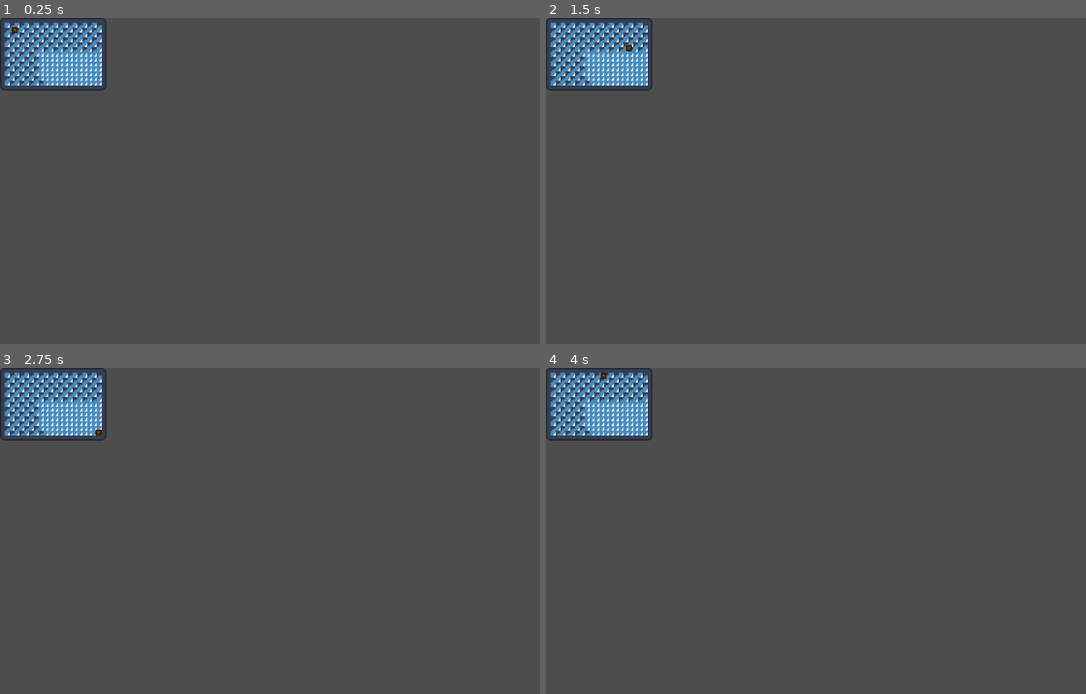
Above: before the commit, frames 1-4 (two rows, left to right).
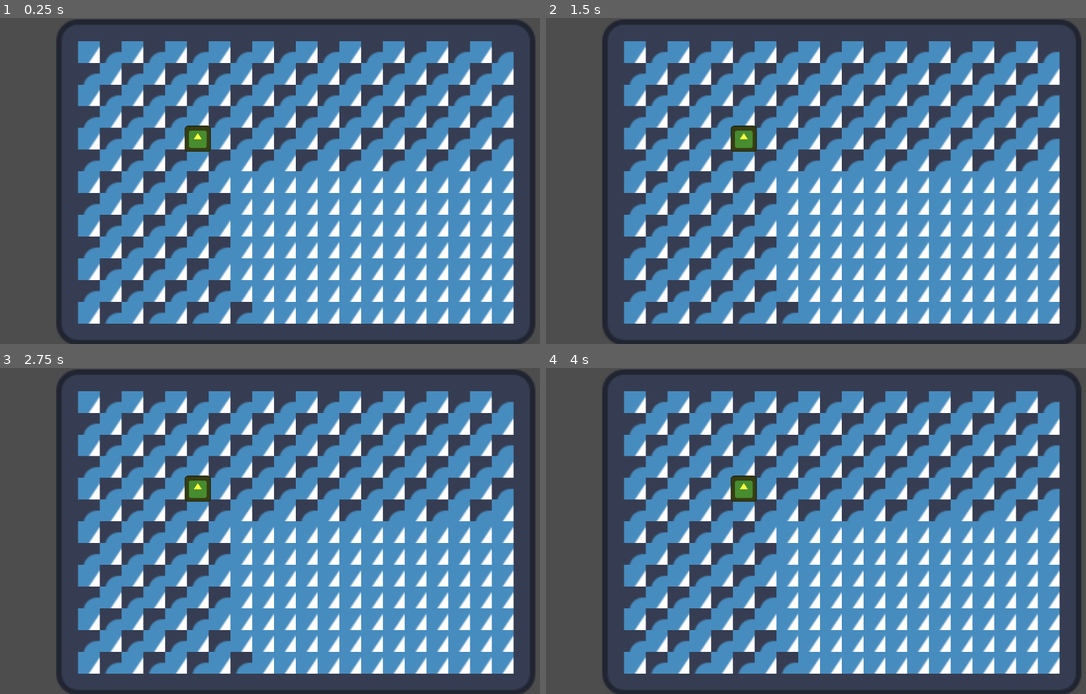
Above: after the commit, the same moments.

Repository: ALP-Games/SeasonsSokoban
Game: Godot game, scene res://gameplay.tscn
Two runs of this game, one before a commit and one after it. Both use one fixed random seed, a clock stepped at 60 frames per second and the inputs below. The engine's default icon, where the game draws it, is replaced by a stand-in: a white triangle on a blue panel in a dark square.
Inputs:
- Up to frame 1 (0.25 s): no input
- Up to frame 2 (1.5 s): tap Enter at 0.5 s; hold D (right) 0.53-1.28 s; tap Space at 1.25 s; hold S (down) from 1.28 s (still down)
- Up to frame 3 (2.75 s): tap Enter at 2 s; release S (down) at 2.03 s; hold D (right) from 2.03 s (still down)
- Up to frame 4 (4 s): tap Space at 2.75 s; release D (right) at 2.78 s; hold W (up) 2.78-3.53 s; tap Enter at 3.5 s; hold A (left) from 3.53 s (still down)

The runs differ from the first frame. In frame 1, 62% of the frame differs, in the area x 0-100%, y 0-100%; in frame 2, 62%; in frame 3, 62%; in frame 4, 62%.

Commit message:
component system, grid snapping, entity container

Diff:
--- a/Levels/level_0.tscn
+++ b/Levels/level_0.tscn
@@ -1,6 +1,9 @@
-[gd_scene load_steps=2 format=3 uid="uid://dc3eb4b2pb2ew"]
+[gd_scene load_steps=5 format=3 uid="uid://dc3eb4b2pb2ew"]
 
 [ext_resource type="TileSet" uid="uid://b1xu4tthrmpoi" path="res://gameplay_tiles.tres" id="1_lx1vo"]
+[ext_resource type="Script" path="res://scripts/levels/game_world.gd" id="2_2v3bu"]
+[ext_resource type="Script" path="res://scripts/levels/entity_container.gd" id="3_ivmpv"]
+[ext_resource type="PackedScene" uid="uid://y07kdkyof1c0" path="res://entities/player.tscn" id="4_23npu"]
 
 [node name="Level0" type="Node2D"]
 
@@ -8,3 +11,14 @@
 tile_set = ExtResource("1_lx1vo")
 format = 2
 layer_0/tile_data = PackedInt32Array(0, 0, 0, 2, 65536, 0, 1, 65536, 0, 3, 65536, 0, 4, 65536, 0, 5, 65536, 0, 6, 65536 …(5887 unchanged characters)…
+script = ExtResource("2_2v3bu")
+
+[node name="EntityContainer" type="Node2D" parent="TileMap"]
+script = ExtResource("3_ivmpv")
+
+[node name="Player" parent="TileMap/EntityContainer" instance=ExtResource("4_23npu")]
+position = Vector2(109, 87)
+
+[node name="Camera2D" type="Camera2D" parent="."]
+position = Vector2(172, 119)
+zoom = Vector2(4.5, 4.5)
--- /dev/null
+++ b/entities/grid_entity.tscn
@@ -0,0 +1,6 @@
+[gd_scene load_steps=2 format=3 uid="uid://c1q7jimsljrys"]
+
+[ext_resource type="Script" path="res://scripts/entities/grid_entity.gd" id="1_ry81l"]
+
+[node name="Entity" type="Node2D"]
+script = ExtResource("1_ry81l")
--- a/entities/player.tscn
+++ b/entities/player.tscn
@@ -1,21 +1,20 @@
-[gd_scene load_steps=4 format=3 uid="uid://cq26h3f2xm7mb"]
+[gd_scene load_steps=5 format=3 uid="uid://y07kdkyof1c0"]
 
-[ext_resource type="Script" path="res://scripts/entities/player.gd" id="1_6yeg6"]
 [ext_resource type="Texture2D" uid="uid://clfspjxniv85d" path="res://icon.svg" id="1_7u056"]
+[ext_resource type="Script" path="res://scripts/entities/grid_entity.gd" id="1_p1ays"]
+[ext_resource type="Script" path="res://scripts/entities/components/movable_component.gd" id="3_spp1q"]
+[ext_resource type="Script" path="res://scripts/entities/components/controllable_component.gd" id="4_jwkhu"]
 
-[sub_resource type="RectangleShape2D" id="RectangleShape2D_rjjcr"]
-
-[node name="Player" type="CharacterBody2D"]
-position = Vector2(49, 40)
-motion_mode = 1
-up_direction = Vector2(0.707107, 0.707107)
-slide_on_ceiling = false
-script = ExtResource("1_6yeg6")
+[node name="Player" type="Node2D"]
+script = ExtResource("1_p1ays")
 
 [node name="Sprite2D" type="Sprite2D" parent="."]
-modulate = Color(1, 0.368627, 0, 1)
-scale = Vector2(0.15625, 0.15625)
+modulate = Color(1, 1, 0.247059, 1)
+scale = Vector2(0.15, 0.15)
 texture = ExtResource("1_7u056")
 
-[node name="CollisionShape2D" type="CollisionShape2D" parent="."]
-shape = SubResource("RectangleShape2D_rjjcr")
+[node name="MovableComponent" type="Node" parent="."]
+script = ExtResource("3_spp1q")
+
+[node name="ControllableComponent" type="Node" parent="."]
+script = ExtResource("4_jwkhu")
--- /dev/null
+++ b/entities/player_non_tiled.tscn
@@ -0,0 +1,21 @@
+[gd_scene load_steps=4 format=3 uid="uid://cq26h3f2xm7mb"]
+
+[ext_resource type="Script" path="res://scripts/entities/player_non_tiled.gd" id="1_ngdop"]
+[ext_resource type="Texture2D" uid="uid://clfspjxniv85d" path="res://icon.svg" id="2_0r8h5"]
+
+[sub_resource type="RectangleShape2D" id="RectangleShape2D_rjjcr"]
+
+[node name="Player" type="CharacterBody2D"]
+position = Vector2(49, 40)
+motion_mode = 1
+up_direction = Vector2(0.707107, 0.707107)
+slide_on_ceiling = false
+script = ExtResource("1_ngdop")
+
+[node name="Sprite2D" type="Sprite2D" parent="."]
+modulate = Color(1, 0.368627, 0, 1)
+scale = Vector2(0.15625, 0.15625)
+texture = ExtResource("2_0r8h5")
+
+[node name="CollisionShape2D" type="CollisionShape2D" parent="."]
+shape = SubResource("RectangleShape2D_rjjcr")
--- a/gameplay.tscn
+++ b/gameplay.tscn
@@ -1,10 +1,7 @@
-[gd_scene load_steps=3 format=3 uid="uid://ciya5xt0t76sd"]
+[gd_scene load_steps=2 format=3 uid="uid://ciya5xt0t76sd"]
 
-[ext_resource type="PackedScene" uid="uid://dc3eb4b2pb2ew" path="res://Levels/level_0.tscn" id="1_ow2su"]
-[ext_resource type="PackedScene" uid="uid://cq26h3f2xm7mb" path="res://entities/player.tscn" id="2_bl148"]
+[ext_resource type="PackedScene" uid="uid://dc3eb4b2pb2ew" path="res://levels/level_0.tscn" id="1_ow2su"]
 
 [node name="Gameplay" type="Node2D"]
 
 [node name="Level0" parent="." instance=ExtResource("1_ow2su")]
-
-[node name="Player" parent="." instance=ExtResource("2_bl148")]
--- a/project.godot
+++ b/project.godot
@@ -14,6 +14,10 @@
 run/main_scene="res://gameplay.tscn"
 config/features=PackedStringArray("4.2", "Forward Plus")
 config/icon="res://icon.svg"
+
+[autoload]
+
+player_input="*res://scripts/input/player_input.gd"
 
 [display]
 
--- /dev/null
+++ b/scripts/entities/components/component.gd
@@ -0,0 +1,17 @@
+class_name Component extends Node
+
+var _owner: GridEntity = null
+
+
+static func component_name() -> StringName:
+	assert(false, "component_name should be overriden by component!")
+	return &""
+
+
+func _enter_tree() -> void:
+	_owner = owner
+	owner.set_meta(component_name(), self)
+
+
+func _exit_tree() -> void:
+	owner.remove_meta(component_name())
--- /dev/null
+++ b/scripts/entities/components/controllable_component.gd
@@ -0,0 +1,22 @@
+class_name ControllableComponent extends Component
+
+
+static func component_name() -> StringName:
+	return &"ControllableComponent"
+
+
+func _enter_tree():
+	super()
+	player_input.add_controllable(self)
+
+
+func _exit_tree():
+	super()
+	player_input.remove_controllable(self)
+
+
+func try_move(direction: MoveableComponent.MoveDirection) -> bool:
+	var movable: MoveableComponent = owner.get_meta(MoveableComponent.component_name())
+	if not movable:
+		return false
+	return movable.try_move(direction)
--- /dev/null
+++ b/scripts/entities/components/movable_component.gd
@@ -0,0 +1,55 @@
+class_name MoveableComponent extends Component
+
+enum MoveDirection {
+	NONE,
+	UP,
+	DOWN,
+	LEFT,
+	RIGHT
+}
+
+var _next_tile_position: Vector2i
+var _position_updating: bool = false
+
+
+static func component_name() -> StringName:
+	return &"MoveableComponent"
+
+
+func try_move(direction: MoveDirection) -> bool:
+	if _position_updating: # have to wait to finish movement
+		return false
+
+	var desired_position: Vector2i
+	var can_move: bool = false
+
+	if direction == MoveDirection.UP:
+		desired_position = Vector2i(_owner.get_tile_position().x, _owner.get_tile_position().y + 1)
+	elif direction == MoveDirection.DOWN:
+		desired_position = Vector2i(_owner.get_tile_position().x, _owner.get_tile_position().y - 1)
+	elif direction == MoveDirection.LEFT:
+		desired_position = Vector2i(_owner.get_tile_position().x - 1, _owner.get_tile_position().y)
+	elif direction == MoveDirection.RIGHT:
+		desired_position = Vector2i(_owner.get_tile_position().x + 1, _owner.get_tile_position().y)
+
+	# there could be a seperate function to check for can_move?
+	# if desired_position is avalible can_move is true
+	can_move = true
+
+	if not can_move:
+		return false
+
+	_next_tile_position = desired_position
+	_position_updating = true
+	return true
+
+
+# Called when the node enters the scene tree for the first time.
+func _ready():
+	pass # Replace with function body.
+
+
+# Called every frame. 'delta' is the elapsed time since the previous frame.
+func _process(delta):
+	# here we need to do the updating
+	pass
--- /dev/null
+++ b/scripts/entities/grid_entity.gd
@@ -0,0 +1,22 @@
+class_name GridEntity extends Node2D
+
+
+var _tile_position: Vector2i
+
+
+func get_tile_position() -> Vector2i:
+	return _tile_position
+
+
+func set_tile_position(position: Vector2i) -> void:
+	_tile_position = position
+
+
+# Called when the node enters the scene tree for the first time.
+func _ready():
+	pass # Replace with function body.
+
+
+# Called every frame. 'delta' is the elapsed time since the previous frame.
+func _process(delta):
+	pass
--- a/scripts/entities/player.gd
+++ b/scripts/entities/player.gd
@@ -1,14 +1,27 @@
-extends CharacterBody2D
+class_name Player extends GridEntity
 
 
-const SPEED := 300.0
-const JUMP_VELOCITY := -400.0
+# Called when the node enters the scene tree for the first time.
+func _ready():
+	pass # Replace with function body.
 
 
-func _physics_process(delta):
+# Called every frame. 'delta' is the elapsed time since the previous frame.
+func _process(delta):
+	# these are needed for input buffers
+	# input buffer can be implemented later
+	if Input.is_action_just_pressed(&"up"):
+		#_current_tile_position
+		pass
+	elif Input.is_action_just_pressed(&"down"):
+		pass
+	elif Input.is_action_just_pressed(&"left"):
+		pass
+	elif Input.is_action_just_pressed(&"right"):
+		pass
 
-	var input_dir := Input.get_vector("left", "right", "up", "down")
-
-	velocity = input_dir * SPEED
-
-	move_and_slide()
+	# these are needed for moves
+	Input.is_action_pressed(&"up")
+	Input.is_action_pressed(&"down")
+	Input.is_action_pressed(&"left")
+	Input.is_action_pressed(&"right")
--- /dev/null
+++ b/scripts/entities/player_non_tiled.gd
@@ -0,0 +1,33 @@
+class_name Player_Non_Tiled extends CharacterBody2D
+
+const SPEED := 300.0
+const JUMP_VELOCITY := -400.0
+
+@export var input_hold_time: float = 0.15 # maybe we don't even need the hold time, we don't have rotations
+@export var move_speed: float = 1.0
+
+# need to get the tile map
+# current in the beggining has to be retrieved from tile map and set
+var current_even_pos: Vector2
+# when setting new pos, we have to check with the tile map if there is an obstacle
+var new_even_pos: Vector2
+var position_updating: bool = false
+
+
+func _physics_process(delta):
+	# these are needed for input buffers
+	Input.is_action_just_pressed("up")
+	Input.is_action_just_pressed("down")
+	Input.is_action_just_pressed("left")
+	Input.is_action_just_pressed("right")
+
+	# these are needed for moves
+	Input.is_action_pressed("up")
+	Input.is_action_pressed("down")
+	Input.is_action_pressed("left")
+	Input.is_action_pressed("right")
+
+	var input_dir := Input.get_vector("left", "right", "up", "down")
+	velocity = input_dir * SPEED
+
+	move_and_slide()
--- /dev/null
+++ b/scripts/input/player_input.gd
@@ -0,0 +1,46 @@
+class_name PlayerInput extends Node
+
+var _controllables: Array[ControllableComponent]
+
+
+func add_controllable(controllable: ControllableComponent) -> void:
+	_controllables.append(controllable)
+
+
+func remove_controllable(controllable: ControllableComponent) -> void:
+	var index = 0
+	for component in _controllables:
+		if component == controllable:
+			_controllables.remove_at(index)
+			return
+		index += 1
+
+
+# Called when the node enters the scene tree for the first time.
+func _ready():
+	pass # Replace with function body.
+
+
+# Called every frame. 'delta' is the elapsed time since the previous frame.
+func _process(delta):
+	# this will be used to buffer inputs
+	var snap_direction := MoveableComponent.MoveDirection.NONE
+	if Input.is_action_just_pressed(&"up"):
+		snap_direction = MoveableComponent.MoveDirection.UP
+	elif Input.is_action_just_pressed(&"down"):
+		snap_direction = MoveableComponent.MoveDirection.DOWN
+	elif Input.is_action_just_pressed(&"left"):
+		snap_direction = MoveableComponent.MoveDirection.LEFT
+	elif Input.is_action_just_pressed(&"right"):
+		snap_direction = MoveableComponent.MoveDirection.RIGHT
+
+	if snap_direction != MoveableComponent.MoveDirection.NONE:
+		for controllable in _controllables:
+			controllable.try_move(snap_direction)
+
+
+	# these are needed for hold moves
+	#Input.is_action_pressed(&"up")
+	#Input.is_action_pressed(&"down")
+	#Input.is_action_pressed(&"left")
+	#Input.is_action_pressed(&"right")
--- /dev/null
+++ b/scripts/levels/entity_container.gd
@@ -0,0 +1,21 @@
+class_name EntityContainer extends Node2D
+
+# needs to find the player
+var _game_world: GameWorld = null
+var _player: Player
+
+# also need to create a dictionary of entities based on positions
+func ready(world: GameWorld) -> void:
+	_game_world = world
+	for entity: GridEntity in get_children():
+		var map_pos := _game_world.local_to_map(entity.global_position)
+		entity.set_tile_position(map_pos)
+		# map_pos should be saved to a map for entities
+		# and it should be saved for the entity also
+		var global_pos := _game_world.map_to_local(map_pos)
+		entity.global_position = global_pos
+
+
+# Called when the node enters the scene tree for the first time.
+#func _ready() -> void:
+	#pass
--- /dev/null
+++ b/scripts/levels/game_world.gd
@@ -0,0 +1,15 @@
+class_name GameWorld extends TileMap
+
+var _entity_container: EntityContainer = null
+
+# Called when the node enters the scene tree for the first time.
+func _ready():
+	for child in get_children():
+		if child is EntityContainer:
+			_entity_container = child
+			_entity_container.ready(self)
+
+
+# Called every frame. 'delta' is the elapsed time since the previous frame.
+func _process(delta):
+	pass
